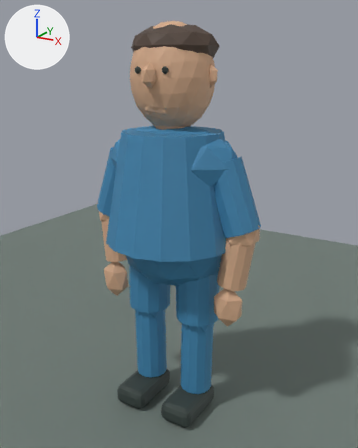
Renders of the Blender file HLR/blender/hlr-staff-rig.blend from each side of a commit.
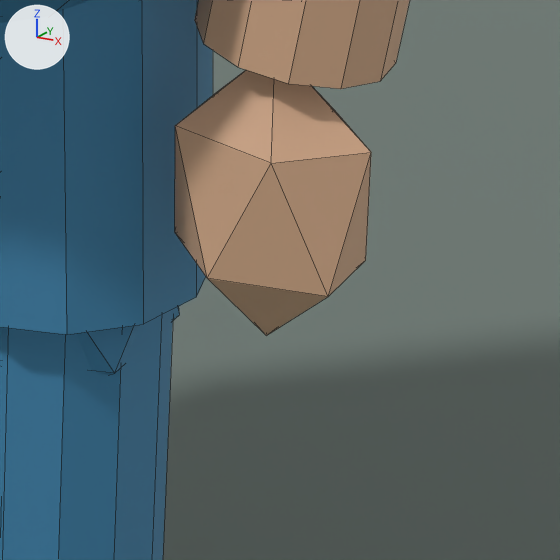
The first picture shows the older version from a 50 mm lens placed at (1.602, -2.583, 2.193), pointed at (0.03, 0.026, 1.271). The close-ups show the older and then the newer version on the part from 53% to 75% of the width and 62% to 80% of the height of that picture. Only the edits that show in the close-ups are written down. Arrows for +X, +Y and +Z are at upper left; the lights stay in place. The close-ups show mesh edges as thin lines.

Objects in the first close-up: 'forearm_R', 'hand_R', 'knee_R', 'pelvis_mesh', 'preview_floor', 'shin_R', 'thigh_R'.
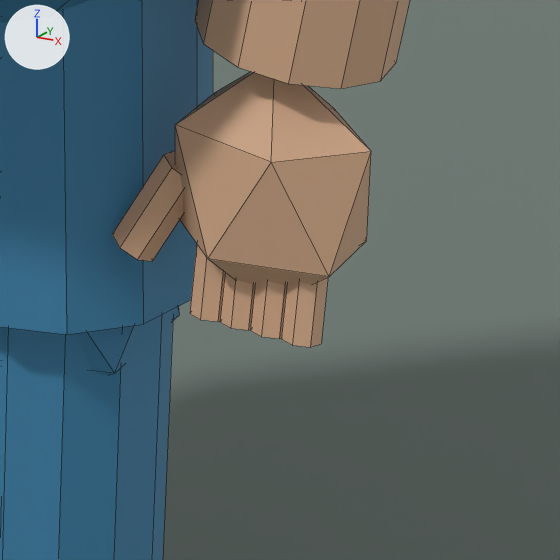
Changed parts and their boxes [x1, y1, x2, y2] in the close-ups (560 x 560 px):
```json
{"object": "hand_R", "change": "moved, rescaled", "before": [175, 70, 371, 336], "after": [175, 72, 371, 287], "on screen": "19% shorter"}
{"object": "thumb_R", "change": "added", "after": [112, 151, 183, 261], "on screen": "beige"}
{"object": "finger_R_4", "change": "added", "after": [281, 278, 328, 347], "on screen": "beige"}
{"object": "finger_R_1", "change": "added", "after": [190, 245, 225, 322], "on screen": "beige"}
{"object": "finger_R_3", "change": "added", "after": [250, 281, 287, 339], "on screen": "beige"}
{"object": "finger_R_2", "change": "added", "after": [220, 273, 255, 330], "on screen": "beige"}
```

The change, as JSON lines over the scene's bpy script:
```json
{"op": "add", "block": "me_cylinder_016", "code": ["me_cylinder_016 = bpy.data.meshes.new('Cylinder.016')", "me_cylinder_016.from_pydata(...)  # a 7-sided cylinder along z spanning x -0.0214..0.0214, y -0.0198..0.022, z -0.0458..0.0458", "me_cylinder_016.materials.append(mat_skin)  # beige #d4aa89"]}
{"op": "add", "block": "me_cylinder_015", "code": ["me_cylinder_015 = bpy.data.meshes.new('Cylinder.015')", "me_cylinder_015.from_pydata(...)  # a 7-sided cylinder along z spanning x -0.0175..0.0175, y -0.0162..0.018, z -0.0456..0.0456", "me_cylinder_015.materials.append(mat_skin)  # beige #d4aa89"]}
{"op": "set", "path": "ob_hand_r.location", "old": "(0.43, -0.06, 0.83)", "new": "(0.43, -0.06, 0.84)"}
{"op": "set", "path": "ob_hand_r.scale", "old": "(0.105, 0.075, 0.14)", "new": "(0.105, 0.075, 0.12)"}
{"op": "add", "block": "ob_thumb_r", "code": ["ob_thumb_r = bpy.data.objects.new('thumb_R', me_cylinder_016)", "ob_thumb_r.location = (0.33, -0.08, 0.8)", "ob_thumb_r.rotation_euler = (2.632, 0.0, -1.107)  # degrees (151, 0, -63)"]}
{"op": "add", "block": "ob_finger_r_4", "code": ["ob_finger_r_4 = bpy.data.objects.new('finger_R_4', me_cylinder_015)", "ob_finger_r_4.location = (0.475, -0.077, 0.755)", "ob_finger_r_4.rotation_euler = (2.976, 0.0, 0.0)  # degrees (171, 0, 0)"]}
{"op": "add", "block": "ob_finger_r_3", "code": ["ob_finger_r_3 = bpy.data.objects.new('finger_R_3', me_cylinder_015.copy())", "ob_finger_r_3.location = (0.445, -0.077, 0.755)", "ob_finger_r_3.rotation_euler = (2.976, 0.0, 0.0)  # degrees (171, 0, 0)"]}
{"op": "add", "block": "ob_finger_r_2", "code": ["ob_finger_r_2 = bpy.data.objects.new('finger_R_2', me_cylinder_015.copy())", "ob_finger_r_2.location = (0.415, -0.077, 0.755)", "ob_finger_r_2.rotation_euler = (2.976, 0.0, 0.0)  # degrees (171, 0, 0)"]}
{"op": "add", "block": "ob_finger_r_1", "code": ["ob_finger_r_1 = bpy.data.objects.new('finger_R_1', me_cylinder_015.copy())", "ob_finger_r_1.location = (0.385, -0.077, 0.755)", "ob_finger_r_1.rotation_euler = (2.976, 0.0, 0.0)  # degrees (171, 0, 0)"]}
```
